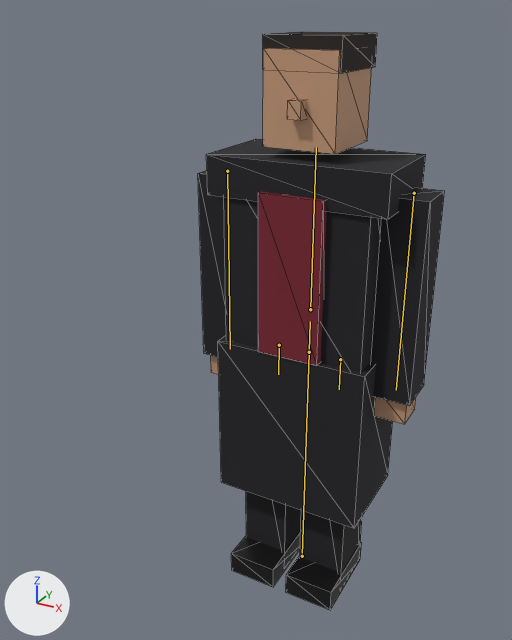
Two versions of the glTF model assets/models/characters/CHR_Goon01.glb, one commit apart.
Rendered twice from a 50 mm camera at (0.851, -1.908, 1.877) aimed at (-0.072, -0.23, 1.038). The axes (+X, +Y, +Z) are drawn at lower left. The lights are the same throughout. The picture after the commit comes second. The bones that change, and the others that lie on the model, are drawn over the model as lines. Mesh edges are drawn as thin lines.

In view in the first picture: 'CHR_Goon01_Body'.
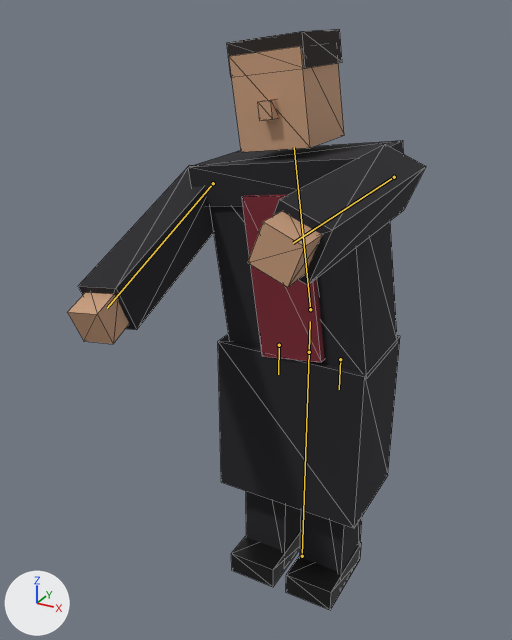
The newer file adds an action. The first version stands in its rest pose; the second is drawn at frame 11 of the action 'ANM_Melee'.

Diff of the bpy script that builds the scene:
```diff
--- a/assets/models/characters/CHR_Goon01.glb.py
+++ b/assets/models/characters/CHR_Goon01.glb.py
@@ bone_spine @@
 bone_spine = bpy.data.objects['CHR_Goon01'].pose.bones['spine']  # child of 'hips'
-bone_spine.rotation_quaternion = (1.0, 0.0, 0.0, 0.0)  # degrees (0, 0, 0)
+bone_spine.rotation_quaternion = (0.998, 0.0, 0.0, 0.07)  # degrees (0, 0, 8)
@@ bone_arm_l @@
 bone_arm_l = bpy.data.objects['CHR_Goon01'].pose.bones['arm_L']  # child of 'spine'
-bone_arm_l.rotation_quaternion = (1.0, 0.0, 0.0, 0.0)  # degrees (0, 0, 0)
+bone_arm_l.rotation_quaternion = (0.819, -0.574, 0.0, 0.0)  # degrees (-70, 0, 0)
@@ bone_arm_r @@
 bone_arm_r = bpy.data.objects['CHR_Goon01'].pose.bones['arm_R']  # child of 'spine'
-bone_arm_r.rotation_quaternion = (1.0, 0.0, 0.0, 0.0)  # degrees (0, 0, 0)
+bone_arm_r.rotation_quaternion = (0.695, -0.671, -0.18, 0.186)  # degrees (-88, 0, 30)
```

Boxes (x1, y1, x2, y2) around the edits, measured in the pictures (512 x 640 px):
'CHR_Goon01_Body', posed (45% wider)
    before: (198, 32, 444, 610)
    after: (68, 29, 426, 610)
bone 'spine', root to tip
    before: (310, 309) to (316, 147)
    after: (310, 309) to (294, 147)
bone 'arm_L', root to tip
    before: (227, 171) to (230, 349)
    after: (213, 183) to (107, 308)
bone 'arm_R', root to tip
    before: (414, 193) to (396, 390)
    after: (394, 177) to (293, 243)
